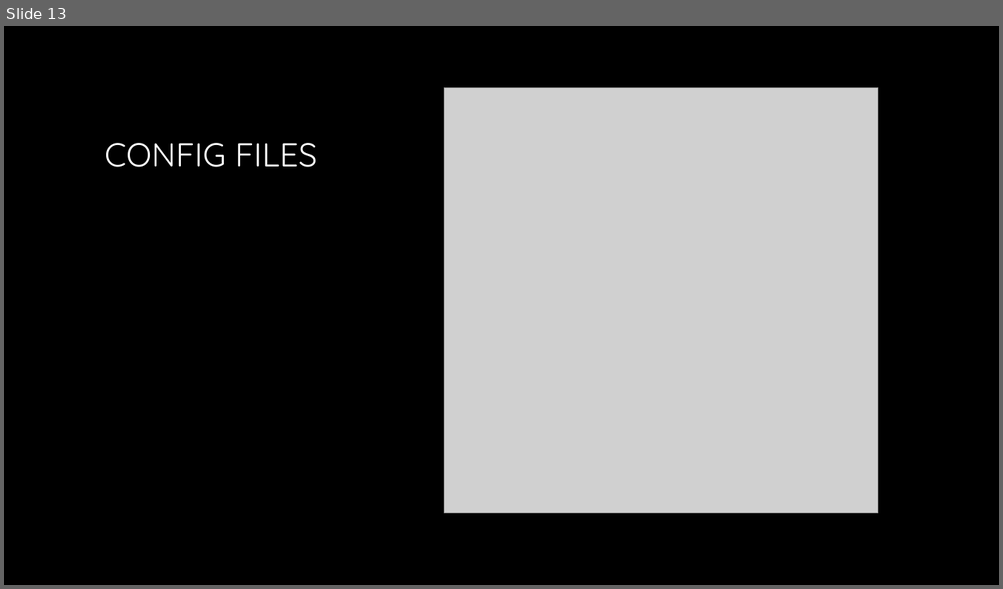
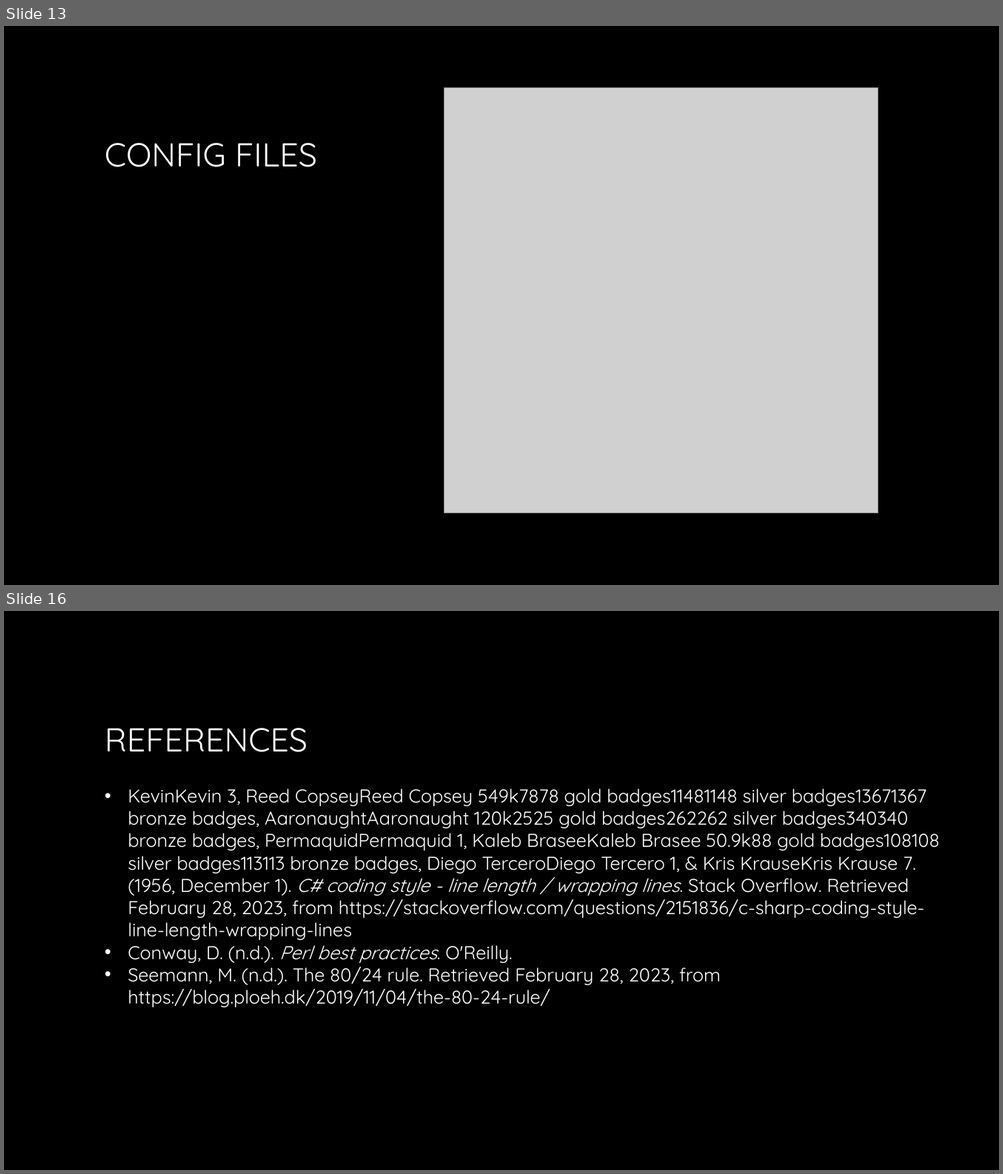
Before and after one commit to diegowrhasta/style-cop-presentation, a slide deck: Code Styling.pptx. Shown one above the other, each under a label of ours: slide 13 before the commit, slides 13 and 16 after it; the slides between them are not shown. The pictures are 1003x589 and 1003x1174 pixels, drawn with LibreOffice and Linux fonts; fonts in the diff are those of the drawing; grey boxes stand for pictures; background and template pictures are left out. Boxes give left, top, right and bottom in pixels: in the first picture for what was removed or moved away, otherwise in the second. Text is boxed around its words. In the diff, an @@ line names an element or a change of style, - is before the commit and + after.

```diff
--- a/Code Styling.pptx
+++ b/Code Styling.pptx
@@ slide 16 added at (x1=4, y1=611, x2=999, y2=1170), background picture (left out) @@
@@ title added at (x1=105, y1=728, x2=307, y2=752), 32 pt, text gradient #FFFFFF to #A6A6A6 @@
+REFERENCES
@@ text added at (x1=128, y1=789, x2=939, y2=1008), 18 pt, text #FFFFFF @@
+• KevinKevin 3, Reed CopseyReed Copsey 549k7878 gold badges11481148 silver badges13671367 bronze badges, AaronaughtAaronaught 120k2525 gold badges262262 silver badges340340 bronze badges, PermaquidPermaquid 1, Kaleb BraseeKaleb Brasee 50.9k88 gold badges108108 silver badges113113 bronze badges, Diego TerceroDiego Tercero 1, & Kris KrauseKris Krause 7. (1956, December 1). C# coding style - line length / wrapping lines. Stack Overflow. Retrieved February 28, 2023, from https://stackoverflow.com/questions/2151836/c-sharp-coding-style-line-length-wrapping-lines
+• Conway, D. (n.d.). Perl best practices. O'Reilly.
+• Seemann, M. (n.d.). The 80/24 rule. Retrieved February 28, 2023, from https://blog.ploeh.dk/2019/11/04/the-80-24-rule/
```
Also in this commit, not shown: 1 slide changed, 1 other slide added.
